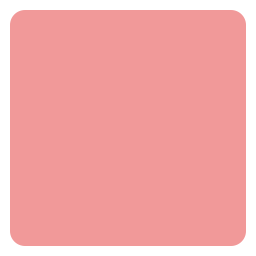
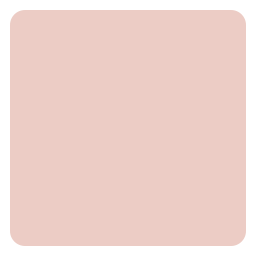
Layers edited between the first and the second 256 × 256 image:
"Rounded Rectangle 1": opacity 40% → 26%, painted on it over [10, 10, 246, 246]
